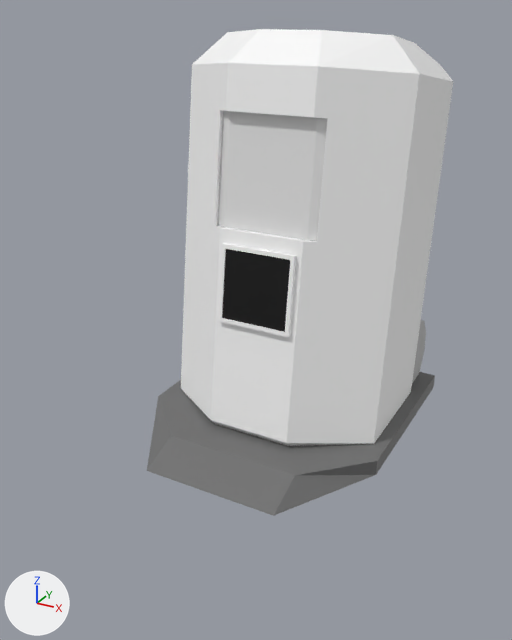
A saved change to the Blender file Assets/Models/Stasis pod/Stasis pod.blend.
One viewpoint serves both versions: a camera (50 mm lens) standing at (1.41, -2.81, 1.94) and looking at (0.05, -0.34, 0.7). The lights are fixed; the arrows at lower left show +X, +Y and +Z.

Objects in the first picture: 'Base', 'Door'.
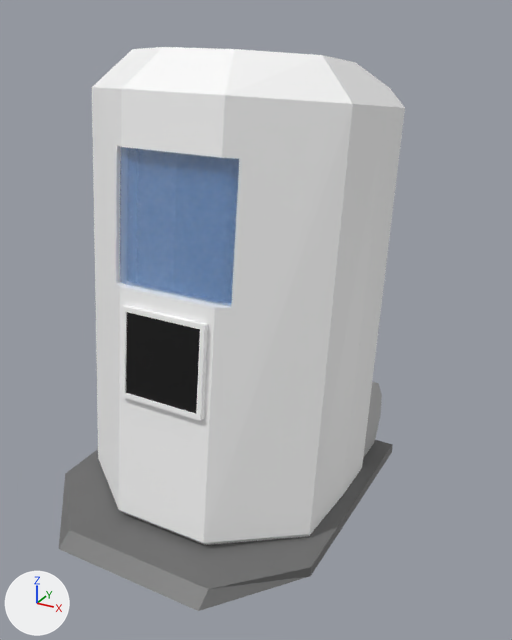
Changed parts and their boxes (x1, y1, x2, y2) in the pictures (512 x 640 px; the box of a moved part takes in the faces that stretch with it):
```json
{"object": "Base", "change": "reshaped", "before": [147, 44, 453, 516], "after": [59, 47, 405, 611], "on screen": "13% wider, 19% taller"}
{"object": "Door", "change": "deleted", "before": [181, 29, 441, 446], "faces in mat_main (picture img_main_003)": [181, 29, 441, 446], "faces in mat_glass (white #e7e7e7)": [218, 111, 328, 241]}
{"object": "Window", "change": "added", "after": [120, 147, 239, 306], "on screen": "blue"}
{"part": 1, "of": "me_cube_001", "change": "moved or reshaped", "before": [412, 320, 426, 383], "after": [363, 382, 382, 458]}
{"part": 2, "of": "me_cube_001", "change": "added", "after": [92, 47, 386, 545]}
{"part": 3, "of": "me_cube_001", "change": "added", "after": [212, 63, 405, 545]}
{"part": 4, "of": "me_cube_001", "change": "added", "after": [121, 305, 208, 421]}
{"part": 5, "of": "me_cube_001", "change": "cut back", "before": [147, 44, 453, 516], "after": [59, 440, 393, 611]}
```

The change, as JSON lines over the scene's bpy script:
```json
{"op": "set", "path": "mat_glass.base_color", "old": "(0.8, 0.8, 0.8)", "new": "(0.166, 0.38, 0.8)", "note": "white #e7e7e7 -> blue #71a6e7"}
{"op": "set", "path": "mat_glass.alpha", "old": "1.0", "new": "0.408"}
{"block": "me_cube_001", "where": "# used by ob_base; location = (0.0, 0.0, 0.0); rotation_euler = (1.571, 0.0, 0.0), in degrees (90, 0, 0)"}
{"op": "remove", "block": "me_cube_001", "code": "me_cube_001.from_pydata(...)  # 60 vertices, 38 faces, 1 loose edge; spans x -0.6..0.6, y -0.01..1.8, z -0.74..0.7"}
{"op": "add", "block": "me_cube_001", "code": "me_cube_001.from_pydata(...)  # 132 vertices, 92 faces; spans x -0.6..0.6, y 0.0..1.82, z -0.04..1.27"}
{"block": "me_cube_001", "change": "me_cube_001 part 1: the loose piece of 16 vertices spanning x -0.52..0.52, y 0.07..0.46, z -0.74..-0.39 is moved by (0.0, -0.04, 0.7)"}
{"block": "me_cube_001", "change": "me_cube_001 part 2: a new loose piece of 56 vertices spanning x -0.54..0.54, y 0.04..1.82, z 0.21..1.04, in mat_main (picture img_main_003)"}
{"block": "me_cube_001", "change": "me_cube_001 part 3: a new loose piece of 32 vertices spanning x -0.54..0.54, y 0.01..1.76, z 0.03..1.01, in mat_main (picture img_main_003)"}
{"block": "me_cube_001", "change": "me_cube_001 part 4: a new loose piece of 16 vertices spanning x -0.18..0.18, y 0.58..0.94, z 0.92..0.99, in mat_main (picture img_main_003)"}
{"block": "me_cube_001", "change": "me_cube_001 part 5"}
{"block": "me_cube_001", "change": "44 vertices are removed from x -0.6..0.6, y -0.01..1.8, z -0.7..0.7"}
{"block": "me_cube_001", "change": "31 faces are deleted"}
{"block": "me_cube_001", "change": "1 loose edge is deleted"}
{"block": "me_cube_001", "change": "12 vertices are added at x -0.6..0.6, y 0.0..0.04, z 0.0..1.27"}
{"block": "me_cube_001", "change": "7 new faces join them"}
{"op": "add", "block": "me_cube_001_1", "code": ["me_cube_001_1 = bpy.data.meshes.new('Cube.001')", "me_cube_001_1.from_pydata([(-0.518, 0.041, 0.313), (0.518, 0.041, 0.313), (0.184, 1.492, 0.786), (0.184, 0.996, 0.851), (-0.25, 1.489, 0.764), (-0.184, 1.492, 0.786), (-0.184, 0.996, 0.851), (-0.25, 0.993, 0.829), (0.25, 0.993, 0.829), (0.25, 1.489, 0.764), (0.25, 0.996, 0.863), (0.25, 1.492, 0.798), (0.204, 1.494, 0.814), (0.204, 0.999, 0.879), (-0.25, 1.492, 0.798), (-0.204, 1.494, 0.814), (-0.204, 0.999, 0.879), (-0.25, 0.996, 0.863)], [(1, 0)], [(16, 13, 12, 15), (15, 14, 17, 16), (13, 10, 11, 12), (6, 7, 4, 5), (2, 9, 8, 3), (3, 6, 5, 2)])", "me_cube_001_1.materials.append(mat_glass)  # blue #71a6e7"]}
{"op": "remove", "block": "ob_door", "code": ["ob_door = bpy.data.objects.new('Door', me_cube_005)", "ob_door.parent = ob_base", "ob_door.location = (-0.486, 0.926, -0.358)", "ob_door.rotation_euler = (-0.131, 0.0, 0.0)  # degrees (-7.5, 0, 0)"]}
{"op": "add", "block": "ob_window", "code": ["ob_window = bpy.data.objects.new('Window', me_cube_001_1)", "ob_window.location = (0.0, 0.0, 0.0)", "ob_window.rotation_euler = (1.571, 0.0, 0.0)  # degrees (90, 0, 0)"]}
```
